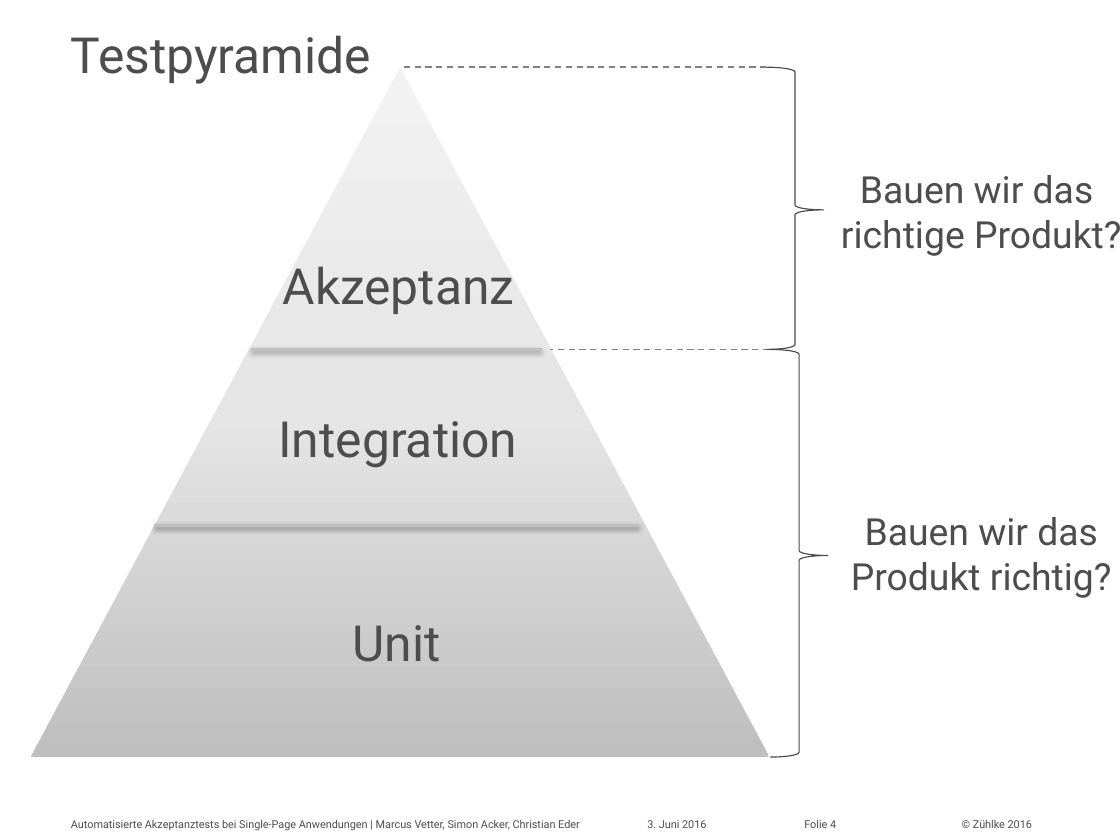
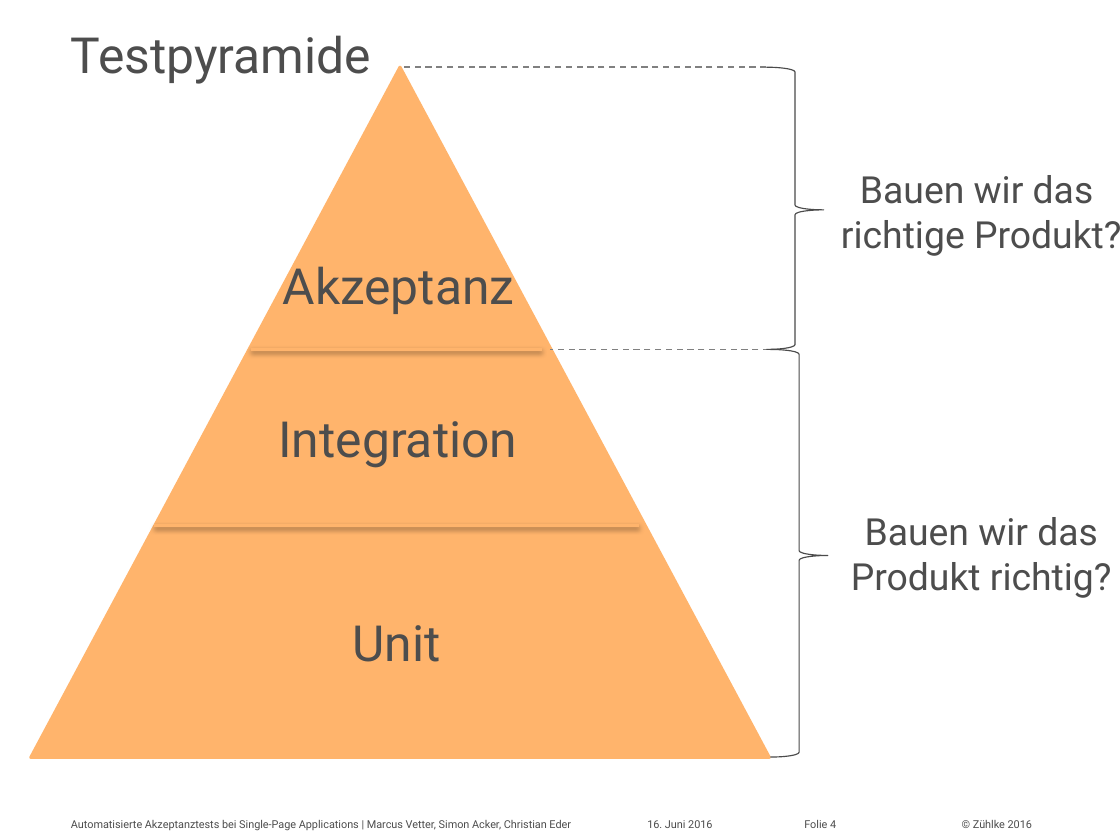
Before and after one commit to marcusvetter/yoda-chat, a slide deck: slide 4 of Vortrag_KE2016_MAVE_SIA.pptx. Drawn at 1120x840 pixels with LibreOffice and Linux fonts; fonts in the diff are those of the drawing. Boxes give left, top, right and bottom in pixels: in the first picture for what was removed or moved away, otherwise in the second. Text is boxed around its words. In the diff, an @@ line names an element or a change of style, - is before the commit and + after.

```diff
--- a/Vortrag_KE2016_MAVE_SIA.pptx
+++ b/Vortrag_KE2016_MAVE_SIA.pptx
@@ triangle at bbox=[31, 67, 769, 757]: fill gradient #F2F2F2 to #E6E6E6 to #BFBFBF to #FFB46C; outline none to #FFB46C 2 pt @@
@@ line (251, 349) - (542, 349): stroke #C0C0C0 2 pt to #FFB46C 2 pt @@
@@ line (155, 525) - (640, 525): stroke #C0C0C0 2 pt to #FFB46C 2 pt @@
@@ text at bbox=[71, 820, 571, 830]: text changed @@
-Automatisierte Akzeptanztests bei Single-Page Anwendungen | Marcus Vetter, Simon Acker, Christian Eder
+Automatisierte Akzeptanztests bei Single-Page Applications | Marcus Vetter, Simon Acker, Christian Eder
@@ text at bbox=[647, 820, 712, 828]: text changed @@
-3. Juni 2016
+16. Juni 2016
```
Also in this commit, not shown: 22 other slides changed, 3 slides added, 1 other file.
